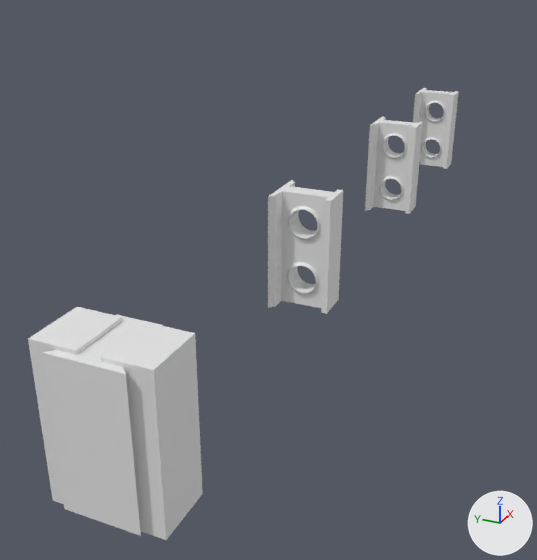
An edit to the Blender file Models/GroupD/Factory Kit/Factory Interior/Level Assets/Support Beams/FI-039 SupportBeam_Wall.blend, drawn before and after from the same camera.
Camera for both pictures: a 50 mm camera at (-10.95, -4.71, 5.74) aimed at (1.85, 1.05, -0.66). Every picture has the same lights, and +X, +Y and +Z are marked at lower right.
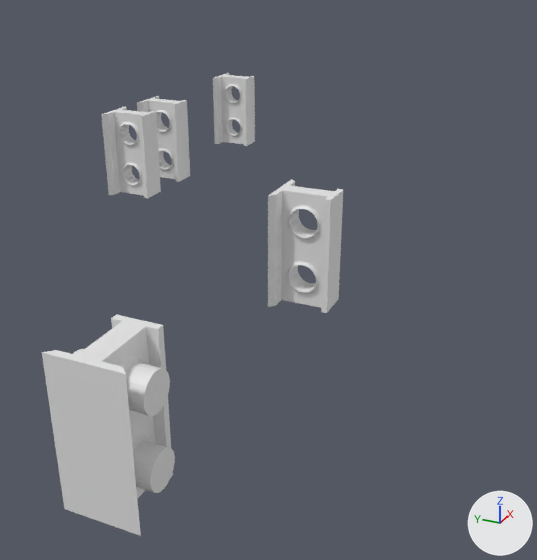
Commit message: fixed support beams

Where the change shows, as pixel boxes (x1, y1, x2, y2) in the pictures (537 x 560 px):
'Cube.034', hidden
    before: (28, 307, 203, 540)
'FI-039-SupportBeam_Wall', reshaped, turned, rescaled
    before: (268, 180, 343, 314)
    after: (268, 179, 343, 313)
'SupportBeam_Wall_Smooth', moved
    before: (365, 116, 423, 214)
    after: (137, 96, 190, 182)
'Cube.038', moved
    before: (413, 88, 459, 169)
    after: (213, 73, 255, 146)
'FI-039-SupportBeam_Wall_OLD', added
    after: (101, 106, 161, 198)
'Cylinder.024', moved
    before: (424, 101, 446, 123)
    after: (225, 84, 242, 104)
'Cylinder.023', moved
    before: (421, 137, 442, 159)
    after: (225, 117, 243, 137)
'Cylinder.014', moved (not visible before)
    after: (218, 80, 220, 141)
'Cylinder.018', unchanged, uncovered by the edit
    after: (73, 349, 170, 416)
'Cylinder.017', unchanged, uncovered by the edit
    after: (133, 441, 175, 493)

Diff of the bpy script that builds the scene:
```diff
--- a/Models/GroupD/Factory Kit/Factory Interior/Level Assets/Support Beams/FI-039 SupportBeam_Wall.blend.py
+++ b/Models/GroupD/Factory Kit/Factory Interior/Level Assets/Support Beams/FI-039 SupportBeam_Wall.blend.py
@@ me_cylinder_019 @@
+me_cylinder_019.from_pydata(...)  # 922 vertices, 783 faces; spans x -69.3..0.0, y -20.0..20.0, z 0.0..100.0
@@ ob_cylinder_024 @@
 ob_cylinder_024 = bpy.data.objects.new('Cylinder.024', me_cylinder_024)
-ob_cylinder_024.location = (9.56, -0.5, 1.5)
+ob_cylinder_024.location = (9.56, 5.61, 1.5)
 ob_cylinder_024.rotation_euler = (1.571, 0.0, -1.571)  # degrees (90, 0, -90)
@@ ob_cylinder_023 @@
 ob_cylinder_023 = bpy.data.objects.new('Cylinder.023', me_cylinder_023)
-ob_cylinder_023.location = (9.56, -0.5, 0.5)
+ob_cylinder_023.location = (9.56, 5.61, 0.5)
 ob_cylinder_023.rotation_euler = (1.571, 0.0, -1.571)  # degrees (90, 0, -90)
@@ ob_cube_038 @@
 ob_cube_038 = bpy.data.objects.new('Cube.038', me_cube_017)
-ob_cube_038.location = (9.56, -0.7, 1.0)
+ob_cube_038.location = (9.56, 5.41, 1.0)
 ob_cube_038.rotation_euler = (0.0, 0.0, -1.571)  # degrees (0, 0, -90)
@@ ob_supportbeam_wall_smooth @@
 ob_supportbeam_wall_smooth = bpy.data.objects.new('SupportBeam_Wall_Smooth', me_cube_002)
-ob_supportbeam_wall_smooth.location = (6.0, 0.0, 0.0)
+ob_supportbeam_wall_smooth.location = (6.0, 6.11, 0.0)
 ob_supportbeam_wall_smooth.rotation_euler = (0.0, 0.0, -1.571)  # degrees (0, 0, -90)
@@ ob_cube_034 @@
 _m = ob_cube_034.modifiers.new('Mirror', 'MIRROR')
 _m.mirror_object = ob_cube_016
+ob_cube_034.hide_set(True)
@@ ob_fi_039_supportbeam_wall @@
-ob_fi_039_supportbeam_wall = bpy.data.objects.new('FI-039-SupportBeam_Wall', me_cube_007)
+ob_fi_039_supportbeam_wall = bpy.data.objects.new('FI-039-SupportBeam_Wall', me_cylinder_019)
 ob_fi_039_supportbeam_wall.location = (0.0, 0.0, 0.0)
-ob_fi_039_supportbeam_wall.rotation_euler = (0.0, 0.0, -1.571)  # degrees (0, 0, -90)
+ob_fi_039_supportbeam_wall.rotation_euler = (1.571, 1.571, 0.0)  # degrees (90, 90, 0)
+ob_fi_039_supportbeam_wall.scale = (0.0289, 0.025, 0.01)
@@ ob_fi_039_supportbeam_wall_old @@
+ob_fi_039_supportbeam_wall_old = bpy.data.objects.new('FI-039-SupportBeam_Wall_OLD', me_cube_007)
+ob_fi_039_supportbeam_wall_old.location = (4.0, 6.11, 0.01)
+ob_fi_039_supportbeam_wall_old.rotation_euler = (0.0, 0.0, -1.571)  # degrees (0, 0, -90)
```
